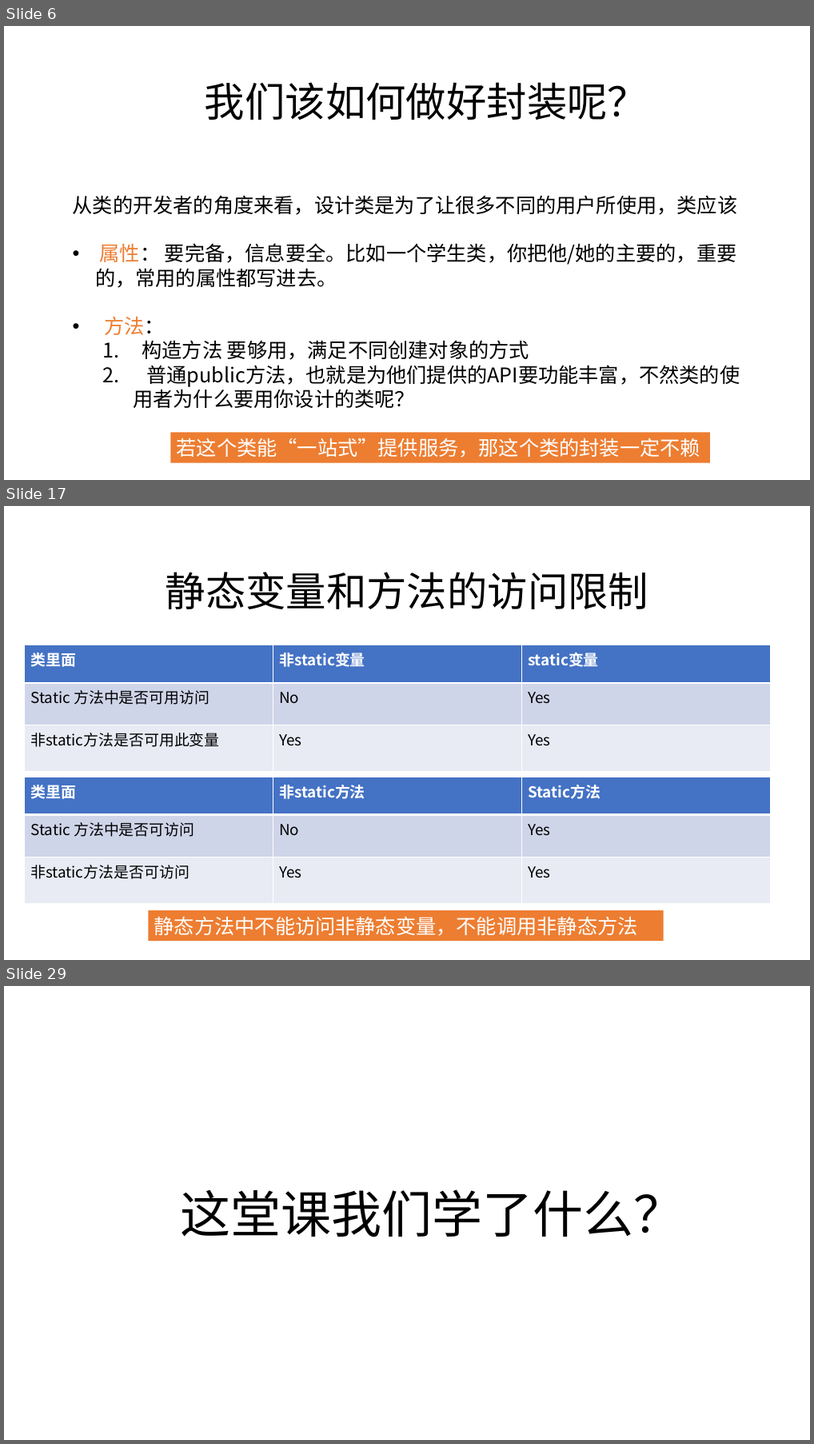
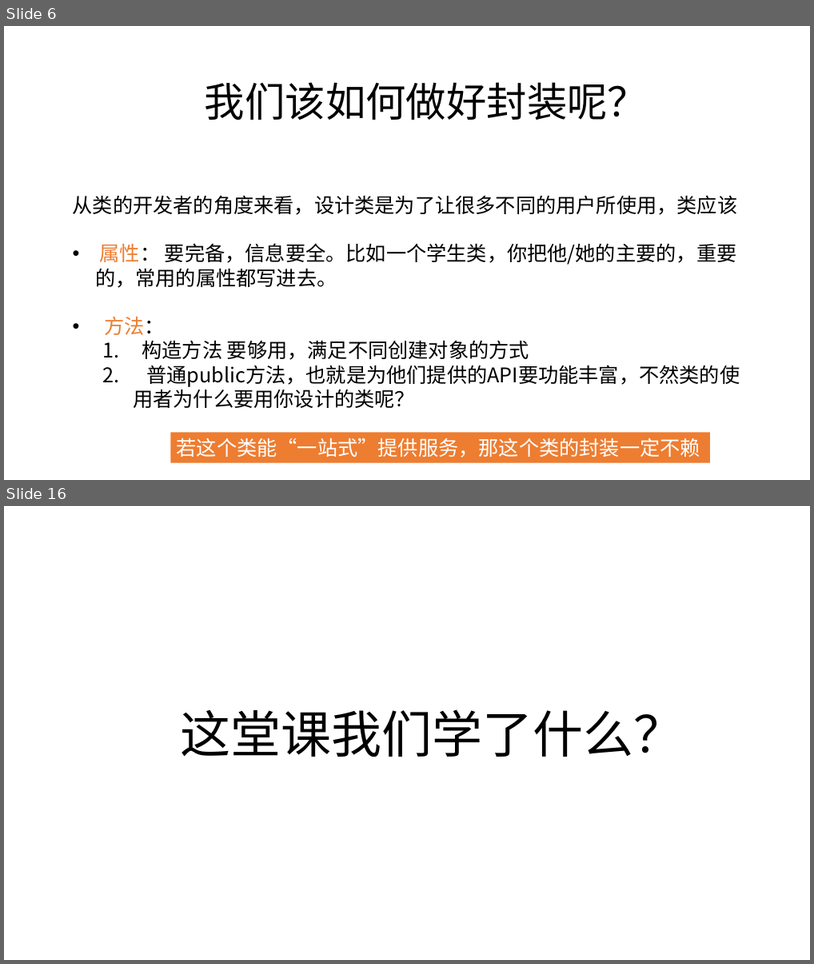
Before and after one commit to zjyesir/hmc_java_1, a slide deck: ppt/10. 对象的思考.pptx. Shown one above the other, each under a label of ours: slides 6, 17 and 29 before the commit, slides 6 and 16 after it; the slides between them are not shown. The pictures are 814x1444 and 814x964 pixels, drawn with LibreOffice and Linux fonts; fonts in the diff are those of the drawing; background and template pictures are left out. Boxes give left, top, right and bottom in pixels: in the first picture for what was removed or moved away, otherwise in the second. Text is boxed around its words. In the diff, an @@ line names an element or a change of style, - is before the commit and + after.

```diff
--- a/ppt/10. 对象的思考.pptx
+++ b/ppt/10. 对象的思考.pptx
@@ slide 17 removed at <box>4,506,810,960</box>, background picture (left out) @@
@@ text removed at <box>166,572,650,609</box> @@
-静态变量和方法的访问限制
@@ table removed at <box>25,645,770,771</box>, 3 rows, 3 columns @@
-类里面 | 非static变量 | static变量
-Static 方法中是否可用访问 | No | Yes
-非static方法是否可用此变量 | Yes | Yes
@@ table removed at <box>25,777,770,903</box>, 3 rows, 3 columns @@
-类里面 | 非static方法 | Static方法
-Static 方法中是否可访问 | No | Yes
-非static方法是否可访问 | Yes | Yes
@@ rectangle removed at <box>149,910,664,940</box> @@
-静态方法中不能访问非静态变量，不能调用非静态方法
@@ what was slide 29 is now slide 16 @@
```
Also in this commit, not shown: 3 slides changed, 8 slides added, 21 other slides removed, 5 other files.
